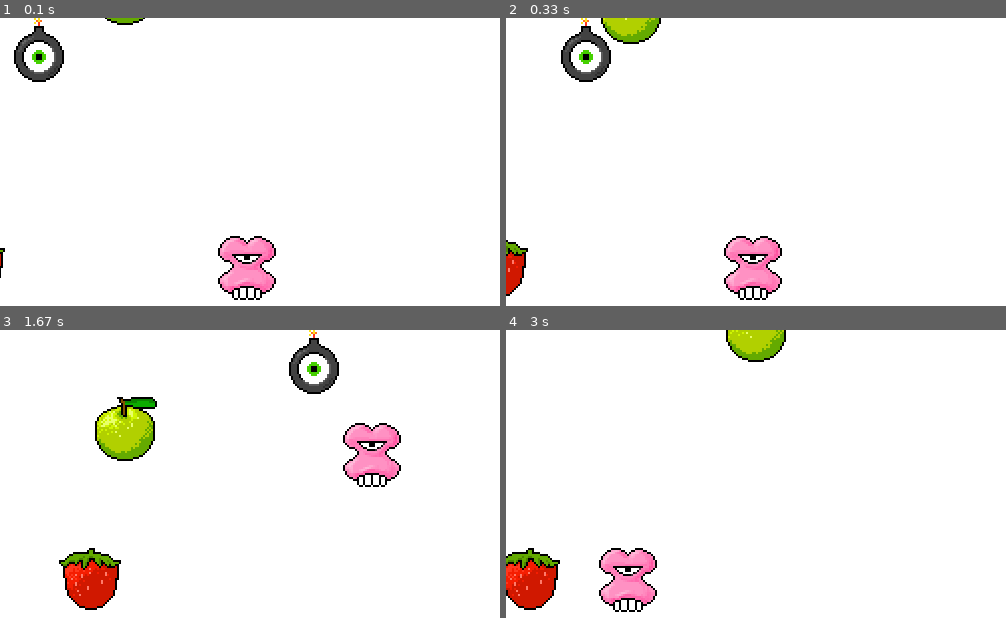
Above: before the commit, frames 1-4 (two rows, left to right).
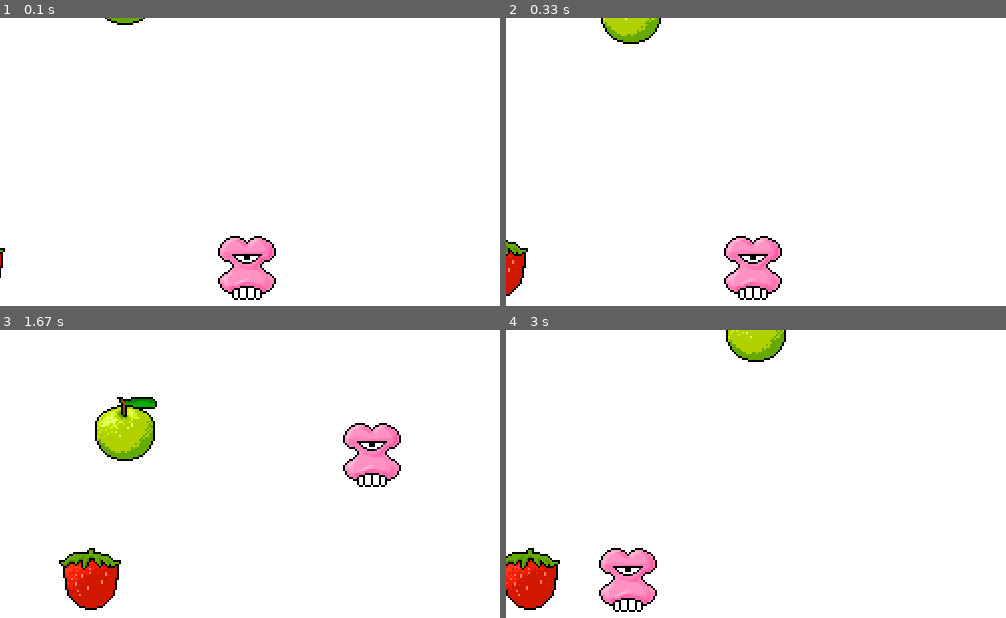
Above: after the commit, the same moments.

Repository: Joshkaki00/pygame-tutorial
Game: pygame game, started from game.py
Same seed, same stepped clock (60 frames per second), same inputs: the game is played once before the commit and once after it.
Inputs:
- Up to frame 1 (0.1 s): no input
- Up to frame 2 (0.33 s): no input
- Up to frame 3 (1.67 s): hold Right 0.33-0.8 s; hold Up 0.83-1.13 s; hold Right 1.17-1.63 s
- Up to frame 4 (3 s): hold Left 1.67-2.2 s; hold Down 2.23-2.53 s; hold Left 2.57-2.97 s

The runs differ from the first frame. In frame 1, 1.0% of the frame differs, in the area x 2-13%, y 0-23%; in frame 2, 1.0%; in frame 3, 1.0%; in frame 4, nothing differs.

Commit message:
updated game

Diff:
--- a/game.py
+++ b/game.py
@@ -95,6 +95,11 @@
       self.y = -64
       self.dx = 0
       self.dy = (randint(0, 200) / 100) + 1
+    else:
+      self.x = choice(lanes)
+      self.y = 500
+      self.dx = 0
+      self.dy = -((randint(0, 200) / 100) + 1)
 
   def increase_speed(self):
     self.dx += 1
